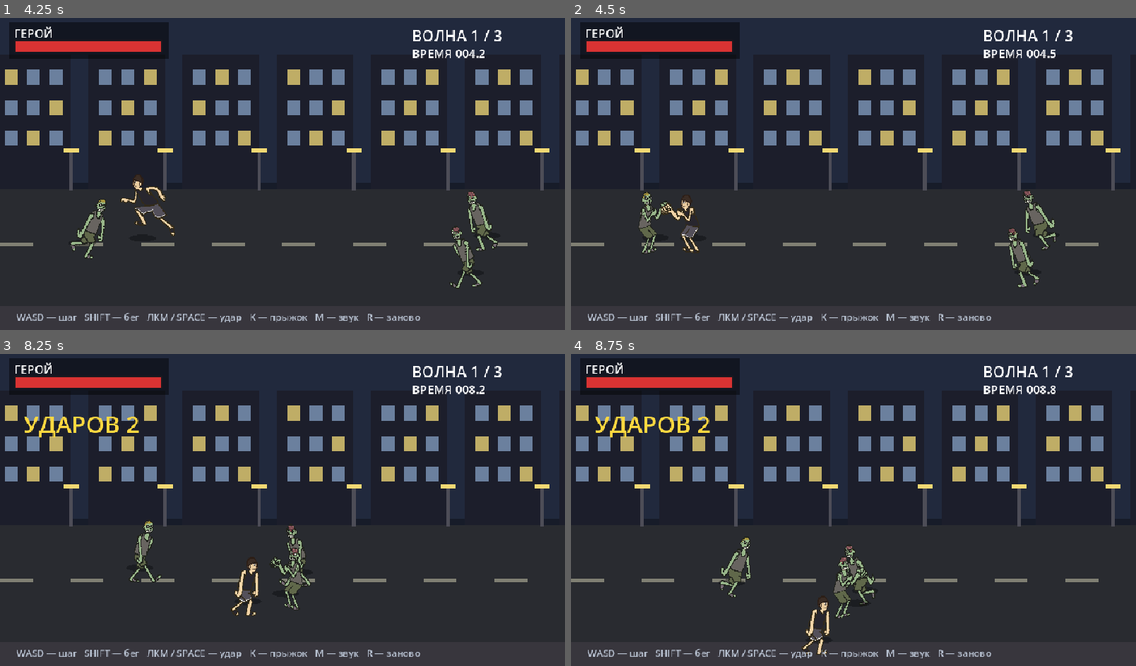
Above: before the commit, frames 1-4 (two rows, left to right).
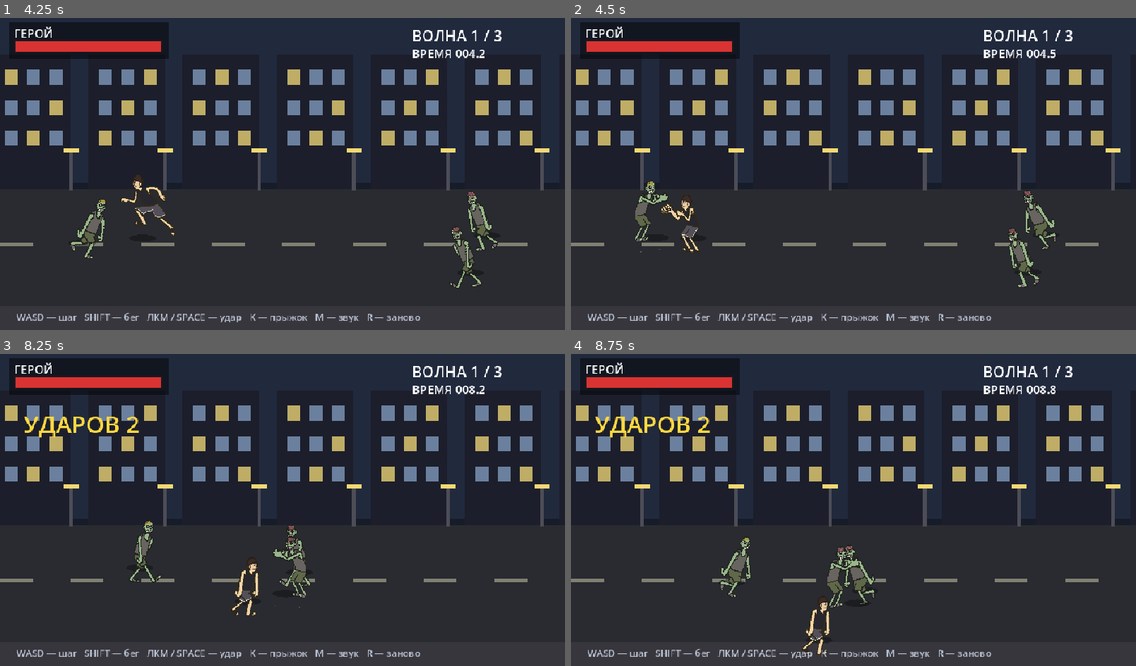
Above: after the commit, the same moments.

Repository: Kirtus228/zombie-beat
Game: Godot game, scene res://main.tscn
Same seed, same stepped clock (60 frames per second), same inputs: the game is played once before the commit and once after it. Sound files missing from this copy of the repository are replaced by a short silence.
Inputs (mouse positions are in pixels of both pictures, inside the frame that each line leads up to):
- Up to frame 1 (4.25 s): tap Enter at 0.5 s; move the mouse to (406, 155) at 0.52 s; hold D (move_right) 0.53-1.28 s; click (406, 155) at 0.6 s; tap K (jump) at 0.77, 1.52, 3.02, 3.77 s; move the mouse to (169, 186) at 1.27 s; hold S (move_down) 1.28-2.03 s; tap Shift (run) at 1.35 s; move the mouse to (339, 102) at 2.02 s; hold D (move_right) 2.03-2.78 s; tap Space at 2.1 s; move the mouse to (254, 236) at 2.77 s; hold W (move_up) 2.78-3.53 s; click (254, 236) at 2.85 s; move the mouse to (452, 217) at 3.52 s; hold A (move_left) from 3.53 s (still down); hold Shift (run) from 3.53 s (still down)
- Up to frame 2 (4.5 s): keep holding A (move_left); move the mouse to (684, 124) at 4.27 s; release Shift (run) at 4.28 s; tap Space at 4.35 s
- Up to frame 3 (8.25 s): tap K (jump) at 4.52, 6.02, 6.77, 7.52 s; move the mouse to (310, 506) at 5.02 s; release A (move_left) at 5.03 s; hold S (move_down) 5.03-5.78 s; click (310, 506) at 5.1 s; move the mouse to (197, 428) at 5.77 s; hold D (move_right) 5.78-6.53 s; tap Shift (run) at 5.85 s; move the mouse to (406, 491) at 6.52 s; hold W (move_up) 6.53-7.28 s; tap Space at 6.6 s; move the mouse to (169, 522) at 7.27 s; hold D (move_right) 7.28-8.03 s; click (169, 522) at 7.35 s; move the mouse to (339, 438) at 8.02 s; hold S (move_down) from 8.03 s (still down); hold Shift (run) from 8.03 s (still down)
- Up to frame 4 (8.75 s): keep holding S (move_down); keep holding Shift (run)

Frame 1 is identical in both runs. In frame 2, 0.4% of the frame differs, in the area x 11-18%, y 52-76%; in frame 3, 0.4%; in frame 4, 0.5%, in the area x 45-53%, y 62-85%.

Commit message:
zombies: strike uses pack frames only - claws raised at the face, then the arm drops low; no drawn limbs

Diff:
--- a/scripts/fighter.gd
+++ b/scripts/fighter.gd
@@ -20,15 +20,15 @@
 # Кулака в этой цепочке нет ни в одном кадре.
 # Сверху-вниз добавляет не только кадр: корпус отклоняется НАЗАД на замахе и
 # падает ВПЕРЁД на ударе (PITCH_*), поэтому рука идёт дугой сверху.
-const Z_ATK_FRAMES: Array[String] = ["claw_wind", "claw_wind", "claw_go", "claw_go", "claw_go", "punch2_1"]
-const Z_CONTACT_FRAME := "claw_go"   # кадр, на котором когти достают цель
+const Z_ATK_FRAMES: Array[String] = ["punch1_0", "punch1_0", "walk_5", "walk_5", "walk_5", "punch2_1"]
+const Z_CONTACT_FRAME := "walk_5"    # кадр, на котором когти достают цель
 const Z_ATK_FPS := 10.0
 const Z_ATK_HOLD := 0.6        # длина всей анимации удара, с
 const Z_CONTACT_T := 0.2       # момент касания внутри удара: на нём включается урон
 const Z_LUNGE := 22.0          # рывок корпуса к цели, px
-const Z_PITCH_BACK := 8.0      # наклон назад на замахе, градусы
-const Z_PITCH_FRONT := 11.0    # свал вперёд на ударе, градусы
-const Z_READY_FRAME := "claw_wind"
+const Z_PITCH_BACK := 0.0      # назад не откидываемся: рука уходит вниз сама
+const Z_PITCH_FRONT := 6.0     # лёгкий свал вперёд на ударе, градусы
+const Z_READY_FRAME := "punch1_0"
 const Z_WALK_FPS := 6.5             # походка зомби медленнее человеческой (у героя 12)
 const JUMP_TIME := 0.52    # прыжок: время в воздухе
 const JUMP_H := 58.0       # высота дуги прыжка, px
--- a/tools/test_controls.gd
+++ b/tools/test_controls.gd
@@ -58,13 +58,12 @@
 	ok(not airy, "в z_atk нет кадров прыжка (обе ноги на земле)")
 
 	# удар идёт сверху вниз: на замахе рука вверху, на касании — свал вниз
-	ok(String(enemy.Z_READY_FRAME) == "claw_wind", "замах — рука заведена с раскрытыми когтями")
-	ok(ResourceLoader.exists("res://assets/zombie/claw_go.png"), "кадр с раскрытыми когтями есть")
-	ok(ResourceLoader.exists("res://assets/zombie_brain/claw_go.png"), "и у зомби с мозгом тоже")
+	ok(String(enemy.Z_READY_FRAME) == "punch1_0", "замах — рука поднята с раскрытыми когтями")
+	ok(String(enemy.Z_CONTACT_FRAME) == "walk_5", "удар заканчивается внизу: рука опущена")
 	ok(enemy.Z_CONTACT_T > 0.0 and enemy.Z_CONTACT_T < enemy.Z_ATK_HOLD, "касание внутри удара: %.2f < %.2f" % [enemy.Z_CONTACT_T, enemy.Z_ATK_HOLD])
 	var contact_idx := int(enemy.Z_CONTACT_T * enemy.Z_ATK_FPS)
 	ok(String(enemy.Z_ATK_FRAMES[contact_idx]) == String(enemy.Z_CONTACT_FRAME), "в момент касания в кадре свал вниз (кадр %d = %s)" % [contact_idx, enemy.Z_CONTACT_FRAME])
-	ok(enemy.Z_PITCH_FRONT > 0.0 and enemy.Z_PITCH_BACK > 0.0, "корпус откидывается назад и падает вперёд")
+	ok(enemy.Z_PITCH_BACK == 0.0 and enemy.Z_PITCH_FRONT > 0.0, "корпус назад не откидывается, только лёгкий свал вперёд")
 	# удар не мелькает: покадрово видно и замах, и касание
 	ok(enemy.Z_ATK_HOLD >= 0.5, "удар не мелькает: %.2f с" % enemy.Z_ATK_HOLD)
 	# шаг зомби медленнее человеческого
Not shown, changed: docs/version.txt
Not shown, changed: docs/index.pck
